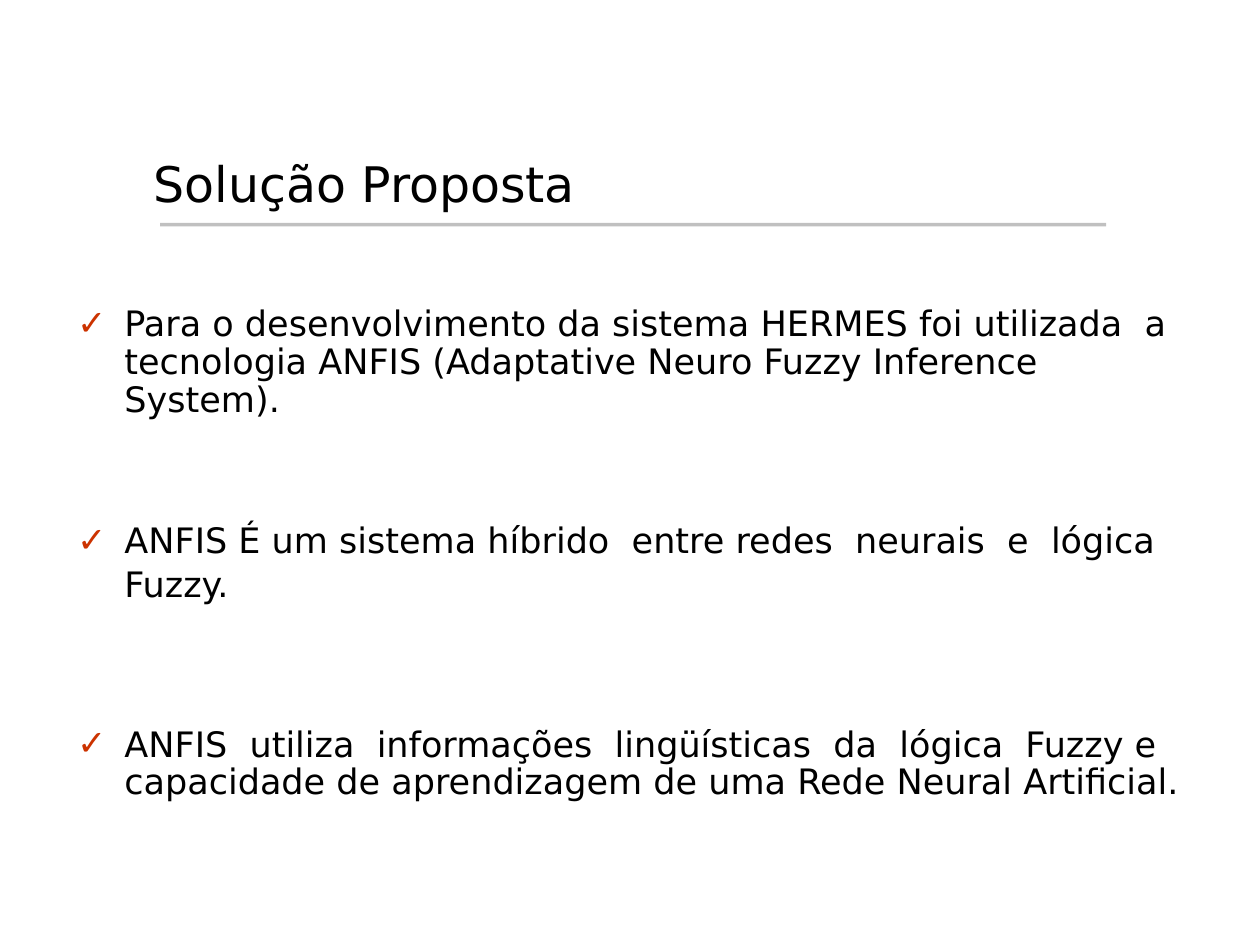
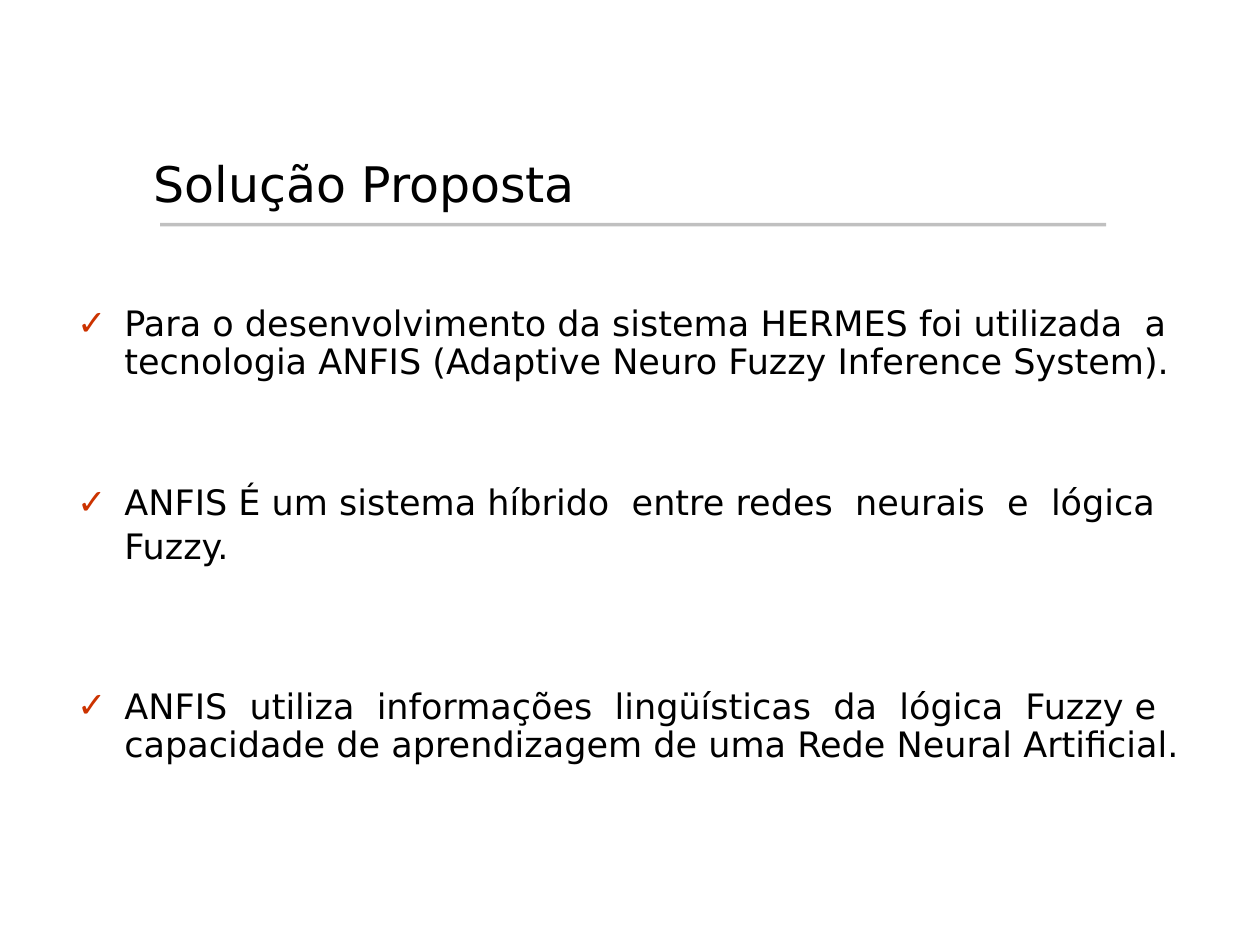
Before and after one commit to rcabral/creditanalyst, a slide deck: slide 14 of Apresentacao_Hermes/Apresentacao_Hermes.ppt. Drawn at 1260x945 pixels with LibreOffice and Linux fonts; fonts in the diff are those of the drawing; background and template pictures are left out. Boxes give left, top, right and bottom in pixels: in the first picture for what was removed or moved away, otherwise in the second. Text is boxed around its words. In the diff, an @@ line names an element or a change of style, - is before the commit and + after.

Commit message:
Correção ortográfica

```diff
--- a/Apresentacao_Hermes/Apresentacao_Hermes.ppt
+++ b/Apresentacao_Hermes/Apresentacao_Hermes.ppt
@@ text at <box>124,309,1168,382</box>: text changed @@
-✓ Para o desenvolvimento da sistema HERMES foi utilizada a tecnologia ANFIS (Adaptative Neuro Fuzzy Inference System).
+✓ Para o desenvolvimento da sistema HERMES foi utilizada a tecnologia ANFIS (Adaptive Neuro Fuzzy Inference System).
```
